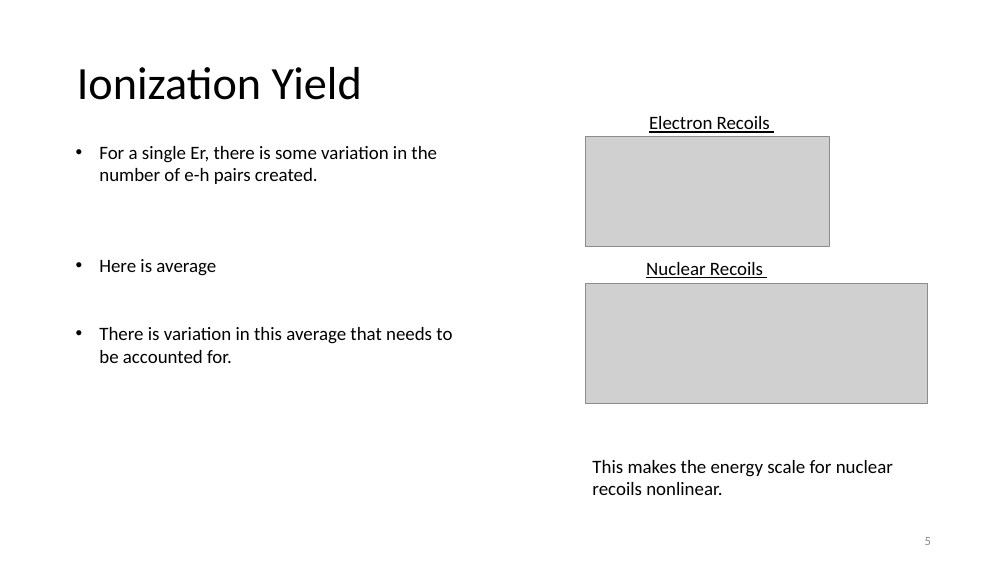
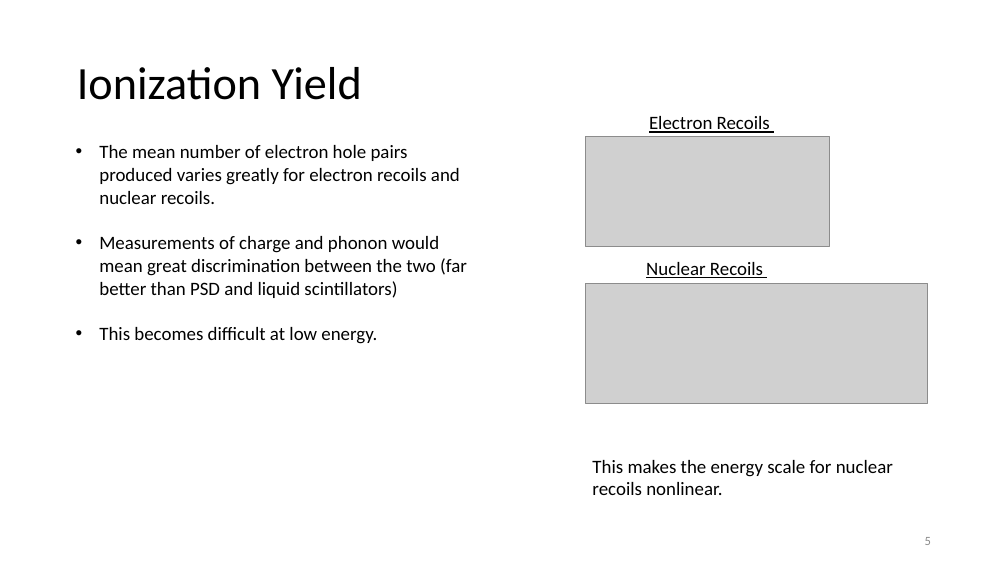
Before and after one commit to villaa/nrFano_Constraint, a slide deck: slide 5 of Mitch_Hawaii_talk. .pptx. Drawn at 1008x567 pixels with LibreOffice and Linux fonts; fonts in the diff are those of the drawing; grey boxes stand for pictures. Boxes give left, top, right and bottom in pixels: in the first picture for what was removed or moved away, otherwise in the second. Text is boxed around its words. In the diff, an @@ line names an element or a change of style, - is before the commit and + after.

```diff
--- a/Mitch_Hawaii_talk. .pptx
+++ b/Mitch_Hawaii_talk. .pptx
@@ text at (99,145,467,344): text changed @@
-• For a single Er, there is some variation in the number of e-h pairs created.
-• Here is average
-• There is variation in this average that needs to be accounted for.
+• The mean number of electron hole pairs produced varies greatly for electron recoils and nuclear recoils.
+• Measurements of charge and phonon would mean great discrimination between the two (far better than PSD and liquid scintillators)
+• This becomes difficult at low energy.
```
Also in this commit, not shown: 3 other slides changed, 1 other file.
